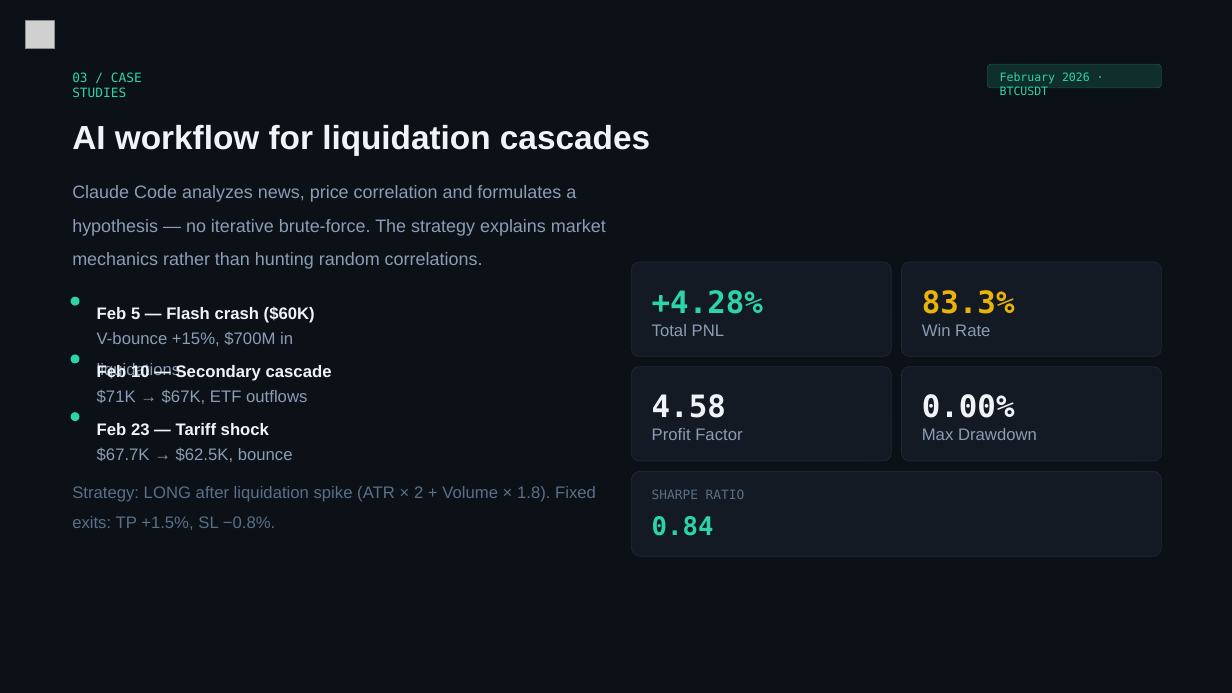
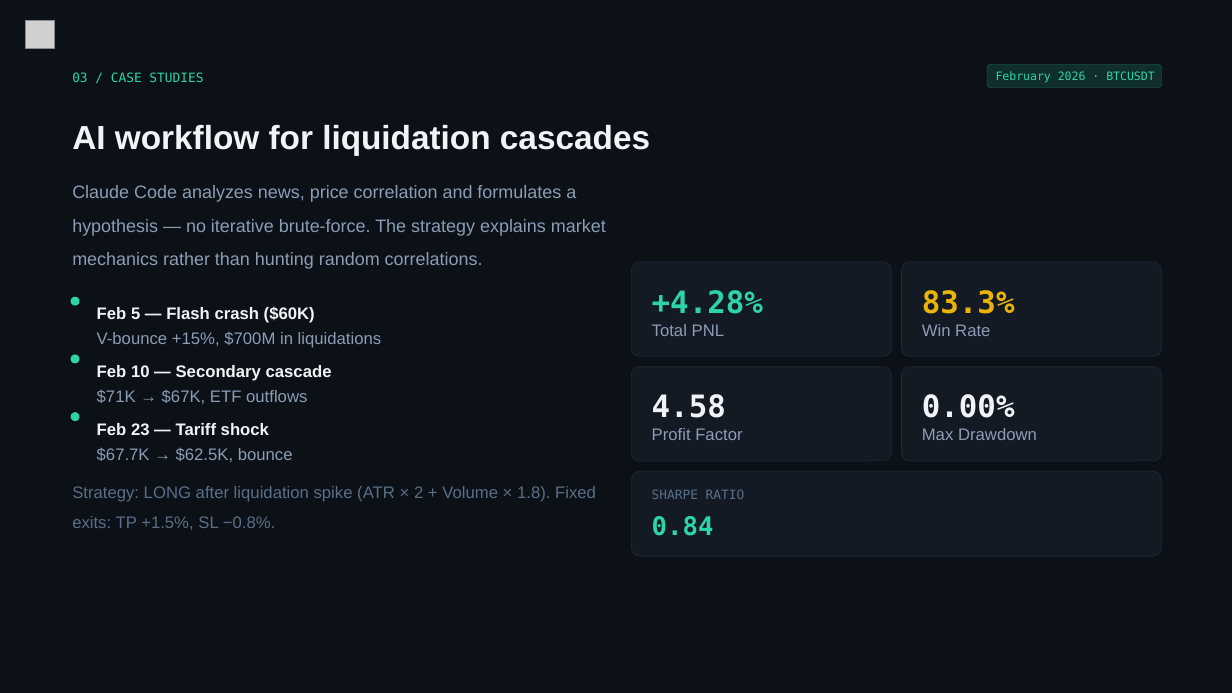
Before and after one commit to theonetrade/theonetrade, a slide deck: slide 8 of assets/theonetrade_en.pptx. Drawn at 1232x693 pixels with LibreOffice and Linux fonts; fonts in the diff are those of the drawing; grey boxes stand for pictures. Boxes give left, top, right and bottom in pixels: in the first picture for what was removed or moved away, otherwise in the second. Text is boxed around its words. In the diff, an @@ line names an element or a change of style, - is before the commit and + after.

```diff
--- a/assets/theonetrade_en.pptx
+++ b/assets/theonetrade_en.pptx
@@ text "03 / CASE STUDIES" rewrapped from [72, 72, 142, 97] to [72, 72, 203, 82] @@
@@ text "February 2026 · BTCUSDT" rewrapped from [1000, 72, 1090, 95] to [996, 71, 1154, 83] @@
@@ text "V-bounce +15%, $700M in liquidations" rewrapped from [97, 332, 293, 379] to [97, 332, 382, 348] @@
```
Also in this commit, not shown: 7 other slides changed, 1 other file.
